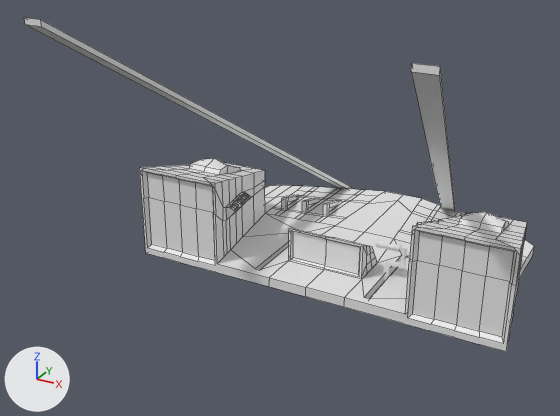
What one commit did to the Blender file Assets/Models/cockpit.blend.
The view is the same before and after, from a camera (50 mm lens) standing at (5.95, -16.08, 6.73) and looking at (-0.8, -3.8, 0.59). Lighting does not change. The marker at lower left points along +X, +Y and +Z. Mesh edges are drawn as thin lines on the coarser meshes.
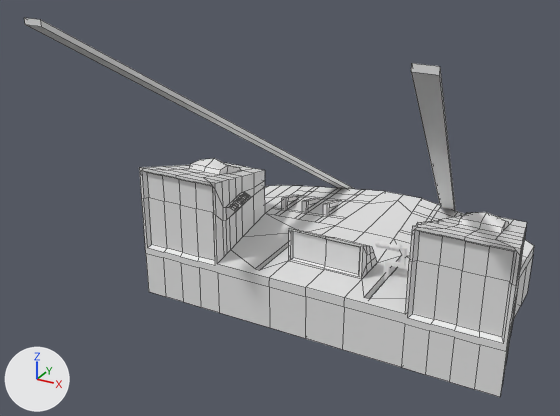
Commit message: updated cockpit model

Pixel boxes (x1, y1, x2, y2) of what changed, in the pictures (560 x 416 px):
'Cube', reshaped (23% taller)
    before: (139, 159, 534, 352)
    after: (139, 159, 534, 397)
part 1 of me_cube_003, built on
    after: (146, 253, 533, 397)

What the commit changed:
me_cube_003 is used by ob_cube; location (-0.01, -3.2, 0.0).
me_cube_003 had 459 vertices, 356 faces, 38 loose edges and spanned x 0.0..3.92, y -1.0..4.36, z -1.0..1.0.
me_cube_003 now has 506 vertices, 384 faces, 38 loose edges and spans x 0.0..3.92, y -1.0..4.36, z -1.96..1.0.
Part 1, on me_cube_003:
28 vertices are removed from x 0.52..2.99, y -0.87..3.94, z -1.0.
32 faces are deleted.
4 vertices move from x 0.73..0.76, y -0.62..0.84, z -1.0 to x 0.0, y -0.58..0.65, z -1.96.
51 vertices are added at x 0.52..3.43, y -0.87..3.94, z -1.96.
24 new vertices lie (0.0, 0.0, -0.96) away from vertices in x 0.0..3.92, y -1.0..4.36, z -1.0.
60 new faces join them.
